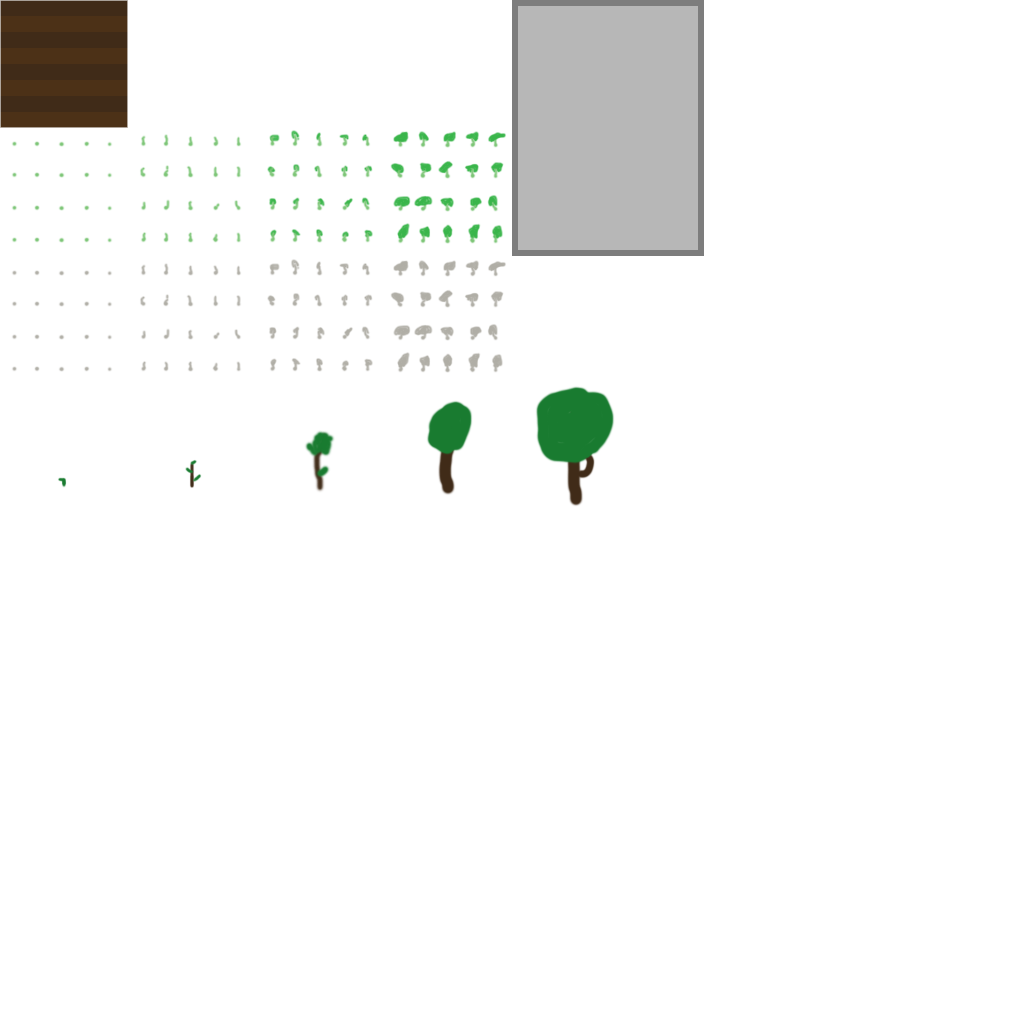
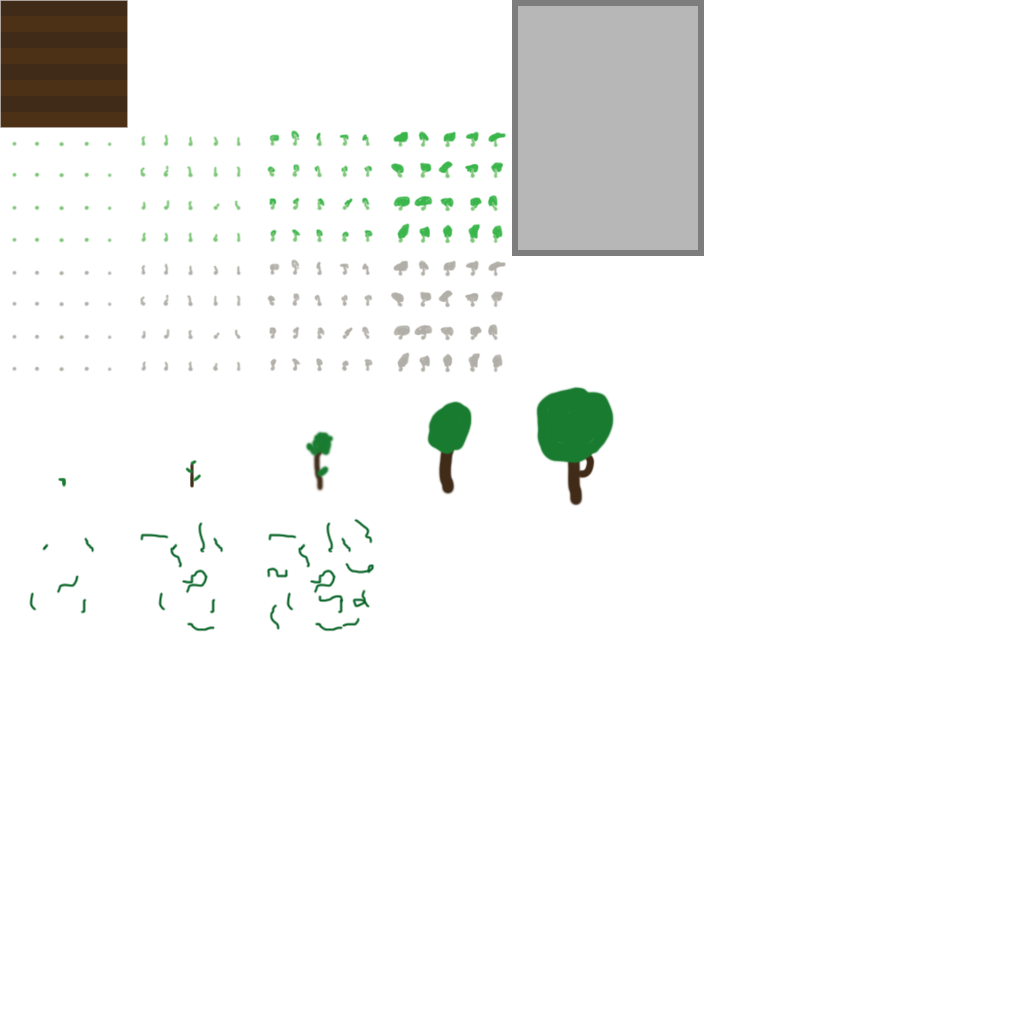
Layered file, before and after one edit (1024x1024). Changes by layer:
added layer "Layer 6" above "Tree" over [29, 518, 375, 632]
